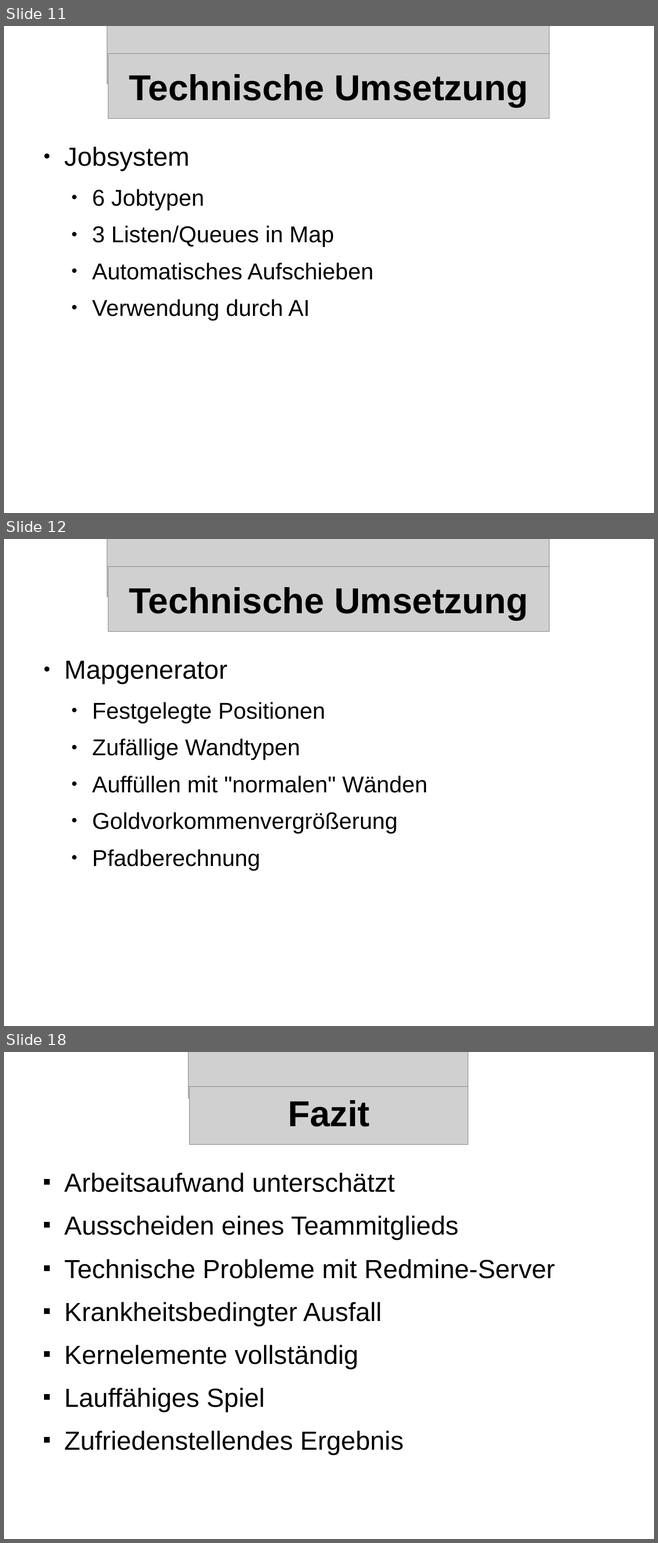
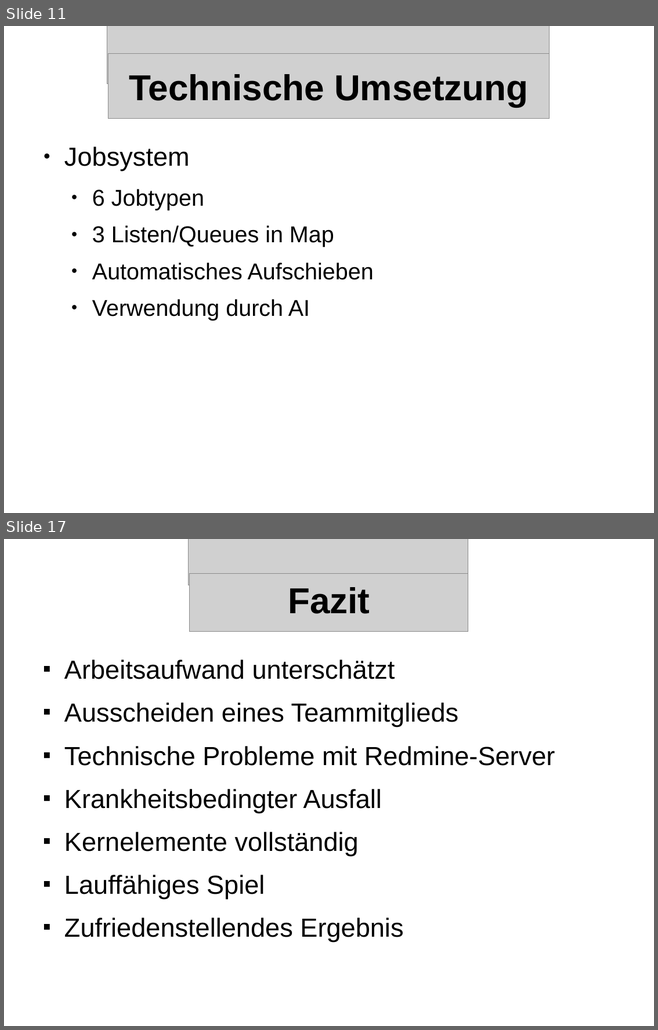
Before and after one commit to streber91/3D-Game-Project, a slide deck: Documents/Präsentationen/Underlord Abschlusspräsentation.odp. Shown one above the other, each under a label of ours: slides 11, 12 and 18 before the commit, slides 11 and 17 after it; the slides between them are not shown. The pictures are 658x1543 and 658x1030 pixels, drawn with LibreOffice and Linux fonts; fonts in the diff are those of the drawing; grey boxes stand for pictures; background and template pictures are left out. Boxes give left, top, right and bottom in pixels: in the first picture for what was removed or moved away, otherwise in the second. Text is boxed around its words. In the diff, an @@ line names an element or a change of style, - is before the commit and + after.

```diff
--- a/Documents/Präsentationen/Underlord Abschlusspräsentation.odp
+++ b/Documents/Präsentationen/Underlord Abschlusspräsentation.odp
@@ slide 12 removed at (x1=4, y1=539, x2=654, y2=1026), background picture (left out) @@
@@ picture removed at (x1=107, y1=539, x2=549, y2=597) @@
@@ picture removed at (x1=108, y1=567, x2=549, y2=632) @@
@@ title removed at (x1=129, y1=587, x2=528, y2=620) @@
-Technische Umsetzung
@@ text removed at (x1=64, y1=661, x2=427, y2=870) @@
-● Mapgenerator
-  ● Festgelegte Positionen
-  ● Zufällige Wandtypen
-  ● Auffüllen mit "normalen" Wänden
-  ● Goldvorkommenvergrößerung
-  ● Pfadberechnung
@@ what was slide 18 is now slide 17 @@
```
Also in this commit, not shown: 6 slides changed.
